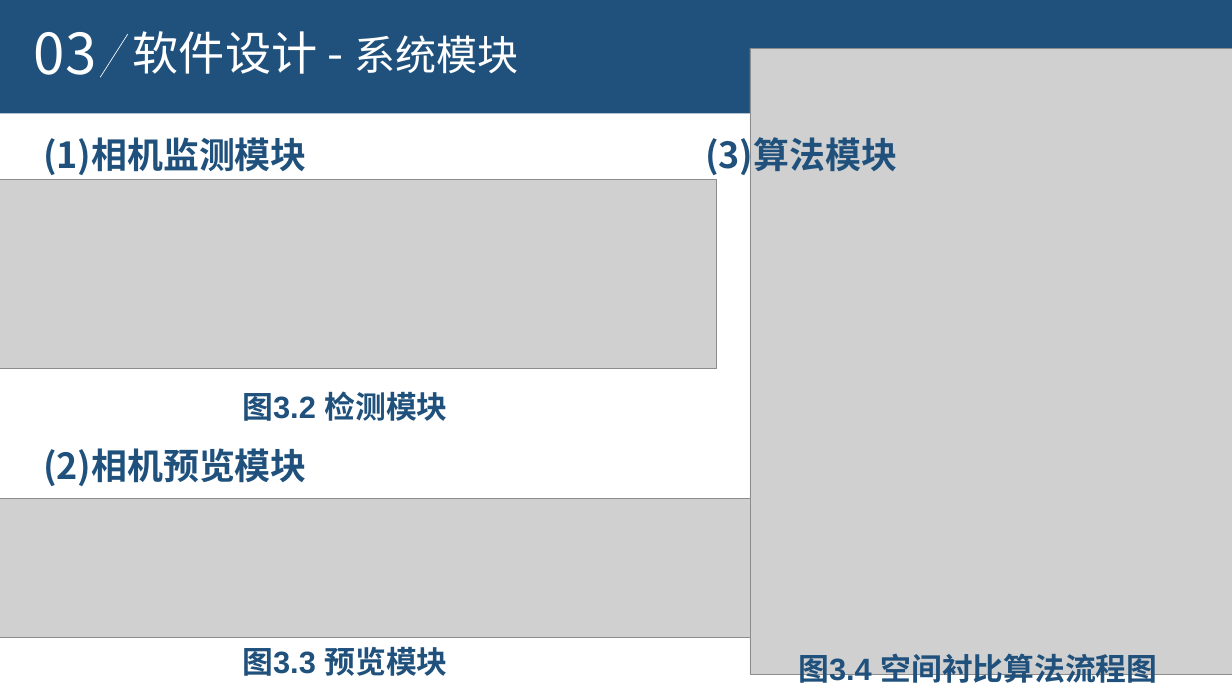
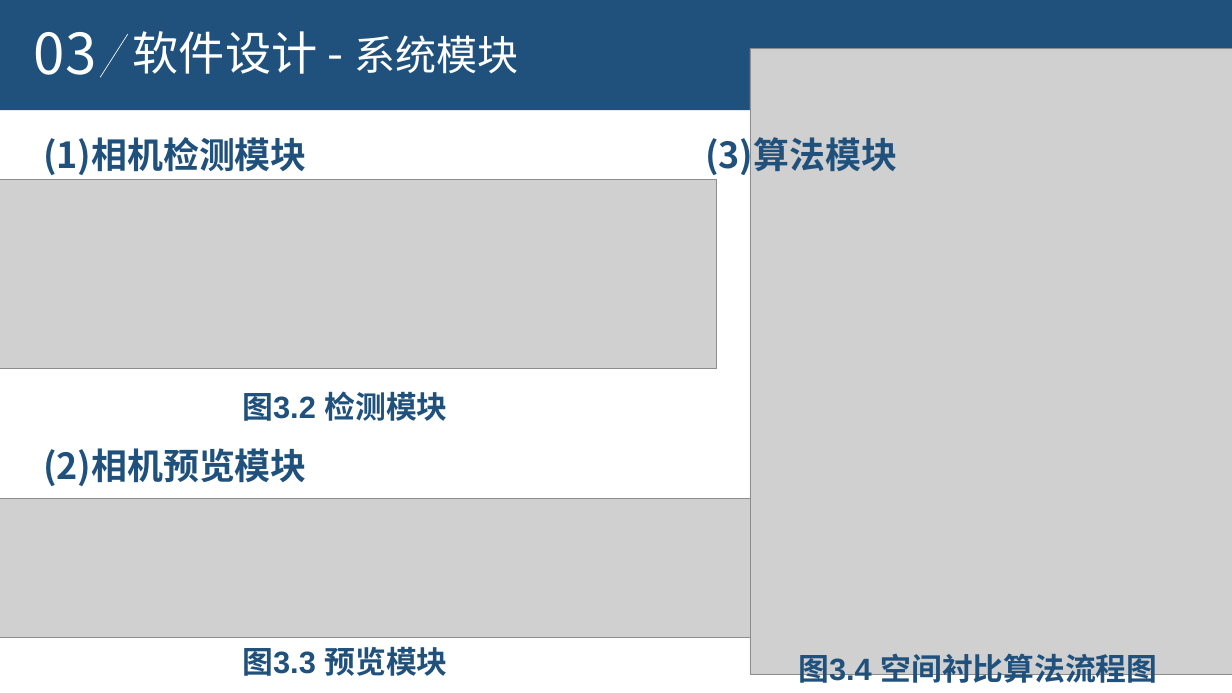
Before and after one commit to aihes/PylonCamera, a slide deck: slide 7 of paper/激光散斑系统CCD相机数据采集控制软件设计.ppt. Drawn at 1232x693 pixels with LibreOffice and Linux fonts; fonts in the diff are those of the drawing; grey boxes stand for pictures; background and template pictures are left out. Boxes give left, top, right and bottom in pixels: in the first picture for what was removed or moved away, otherwise in the second. Text is boxed around its words. In the diff, an @@ line names an element or a change of style, - is before the commit and + after.

```diff
--- a/paper/激光散斑系统CCD相机数据采集控制软件设计.ppt
+++ b/paper/激光散斑系统CCD相机数据采集控制软件设计.ppt
@@ rectangle: place and size @@
-rectangle at (0,0,1231,114)
+rectangle at (0,0,1231,110)
@@ text at (43,137,307,175): text changed @@
-(1)相机监测模块
+(1)相机检测模块
```
Also in this commit, not shown: 2 other slides changed.
